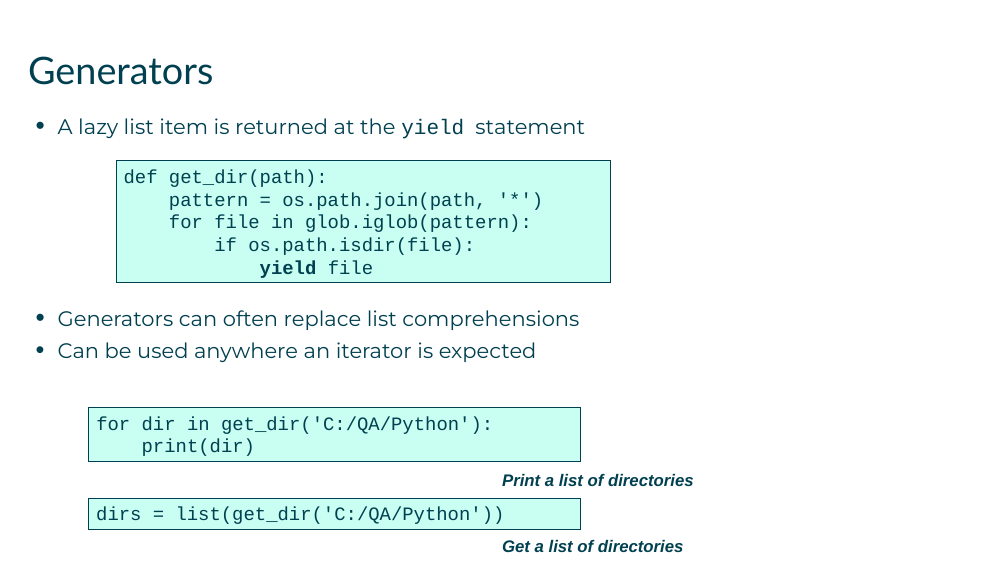
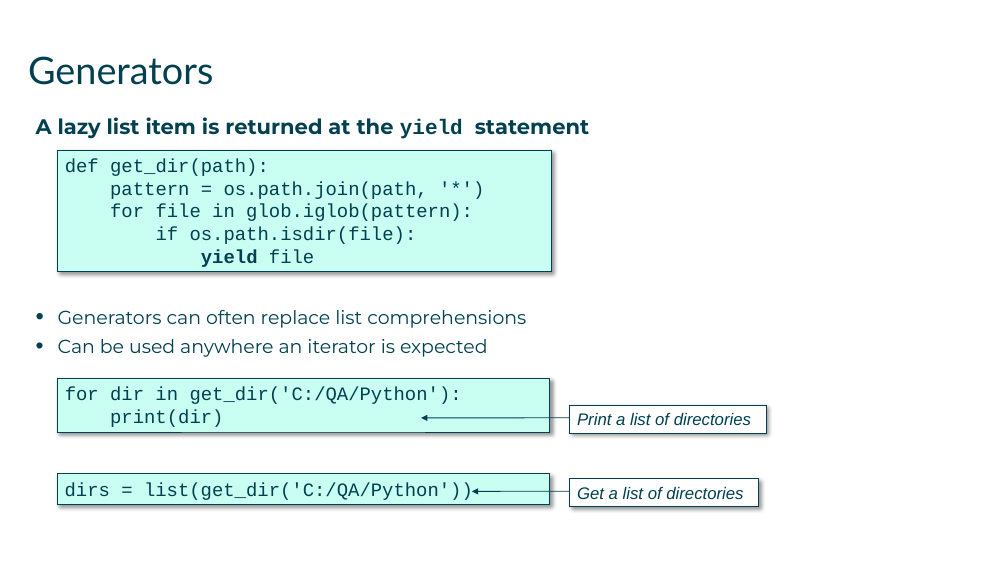
Before and after one commit to AndySmithQA/June24py3, a slide deck: slide 9 of QAPYTH3/DG_09_Advanced_Collections.pptx. Drawn at 1008x567 pixels with LibreOffice and Linux fonts; fonts in the diff are those of the drawing. Boxes give left, top, right and bottom in pixels: in the first picture for what was removed or moved away, otherwise in the second. Text is boxed around its words. In the diff, an @@ line names an element or a change of style, - is before the commit and + after.

```diff
--- a/QAPYTH3/DG_09_Advanced_Collections.pptx
+++ b/QAPYTH3/DG_09_Advanced_Collections.pptx
@@ text "A lazy list item is ..." at bbox=[36, 117, 589, 357]: bold on in "A lazy list item is returned at ..."; size 20 to 18 pt in "Generators can often replace list comprehensions", "Can be used anywhere an iterator is ..."; bullet • to none @@
@@ rectangle "def get_dir(path):": place and size @@
-rectangle "def get_dir(path):" at bbox=[116, 161, 611, 283]
+rectangle "def get_dir(path):" at bbox=[57, 150, 552, 271]
@@ shadow on in 3 elements at bbox=[57, 474, 550, 505], bbox=[57, 150, 552, 271], bbox=[57, 378, 550, 432] @@
@@ rectangle "for dir in get_dir('C:/QA/Python'):": place and size @@
-rectangle "for dir in get_dir('C:/QA/Python'):" at bbox=[89, 408, 582, 461]
+rectangle "for dir in get_dir('C:/QA/Python'):" at bbox=[57, 378, 550, 432]
@@ arrow added from (569, 418) to (421, 418), #004050 0.75 pt @@
@@ rectangle "Print a list of directories" at bbox=[569, 405, 766, 433]: bold off; fill none to #FFFFFF; outline none to #004050 0.75 pt; shadow on @@
@@ rectangle "Print a list of directories": place and size @@
-rectangle "Print a list of directories" at bbox=[502, 474, 694, 486]
+rectangle "Print a list of directories" at bbox=[569, 405, 766, 433]
@@ rectangle "dirs = list(get_dir('C:/QA/Python'))": place and size @@
-rectangle "dirs = list(get_dir('C:/QA/Python'))" at bbox=[88, 498, 581, 529]
+rectangle "dirs = list(get_dir('C:/QA/Python'))" at bbox=[57, 474, 550, 505]
@@ rectangle "Get a list of directories": place and size @@
-rectangle "Get a list of directories" at bbox=[502, 540, 684, 552]
+rectangle "Get a list of directories" at bbox=[569, 479, 758, 507]
@@ rectangle "Get a list of directories" at bbox=[569, 479, 758, 507]: bold off; fill none to #FFFFFF; outline none to #004050 0.75 pt; shadow on @@
@@ arrow added from (569, 492) to (472, 492), #004050 0.75 pt @@
```
Also in this commit, not shown: 14 other slides changed, 45 other files.
